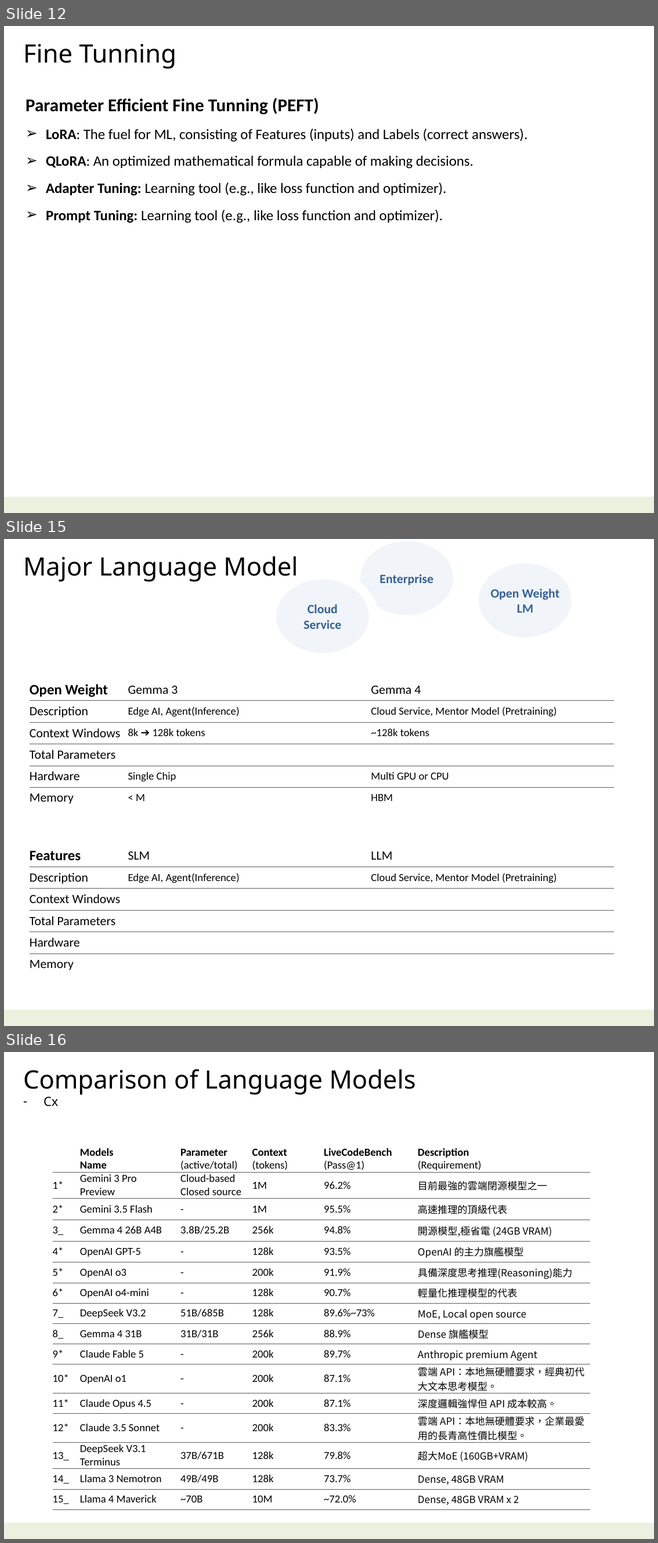
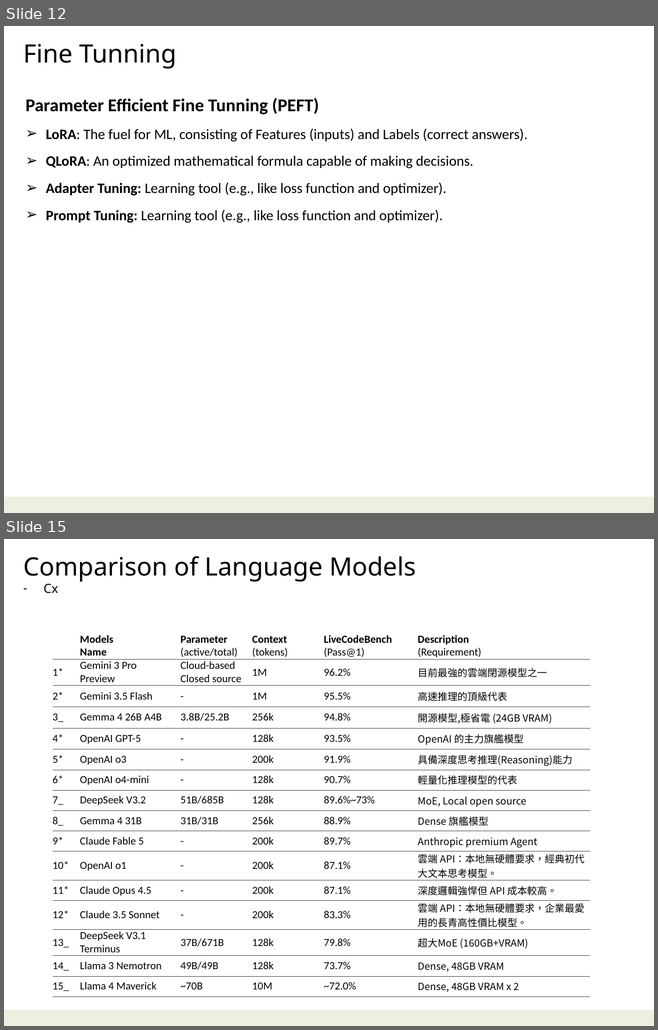
Before and after one commit to navibator/crazy-ai, a slide deck: ai-gemma.pptx. Shown one above the other, each under a label of ours: slides 12, 15 and 16 before the commit, slides 12 and 15 after it; the slides between them are not shown. The pictures are 658x1543 and 658x1030 pixels, drawn with LibreOffice and Linux fonts; fonts in the diff are those of the drawing. Boxes give left, top, right and bottom in pixels: in the first picture for what was removed or moved away, otherwise in the second. Text is boxed around its words. In the diff, an @@ line names an element or a change of style, - is before the commit and + after.

```diff
--- a/ai-gemma.pptx
+++ b/ai-gemma.pptx
@@ slide 15 removed at (4, 539, 654, 1026), background #FFFFFF; not listed: 1 template element that a slide beside it also shows @@
@@ ellipse removed at (355, 539, 458, 620) @@
-Enterprise
@@ text removed at (23, 556, 297, 582) @@
-Major Language Model
@@ ellipse removed at (474, 559, 576, 642) @@
-Open Weight
-LM
@@ ellipse removed at (271, 575, 373, 658) @@
-Cloud
-Service
@@ table removed at (30, 679, 614, 808), 6 rows, 3 columns @@
-Open Weight | Gemma 3 | Gemma 4
-Description | Edge AI, Agent(Inference) | Cloud Service, Mentor Model (Pretraining)
-Context Windows | 8k ➔ 128k tokens | ~128k tokens
-Total Parameters |  | 
-Hardware | Single Chip | Multi GPU or CPU
-Memory | < M | HBM
@@ table removed at (30, 845, 614, 974), 6 rows, 3 columns @@
-Features | SLM | LLM
-Description | Edge AI, Agent(Inference) | Cloud Service, Mentor Model (Pretraining)
-Context Windows |  | 
-Total Parameters |  | 
-Hardware |  | 
-Memory |  | 
@@ what was slide 16 is now slide 15 @@
```
Also in this commit, not shown: 7 slides changed, 18 other files.
